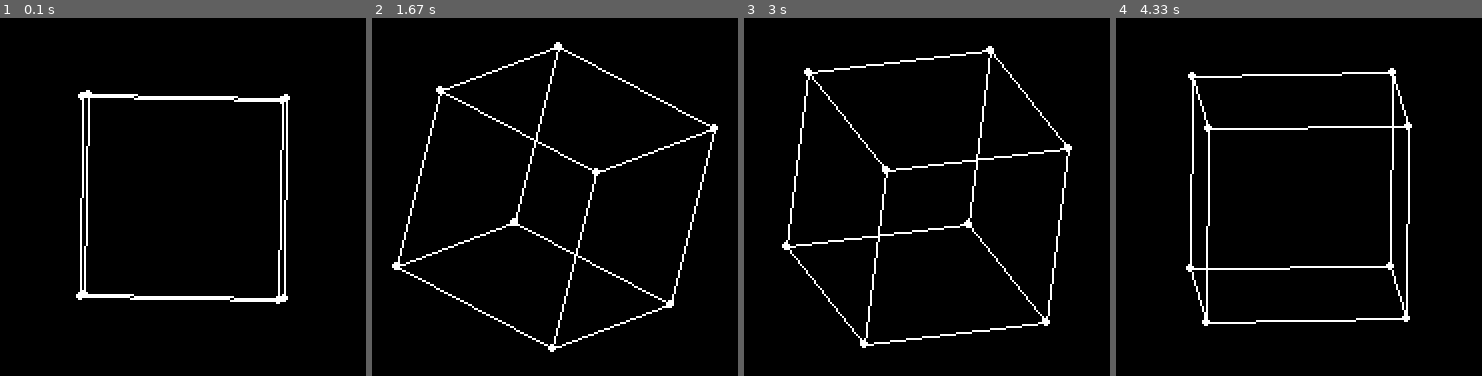
Above: before the commit, frames 1-4 (left to right).
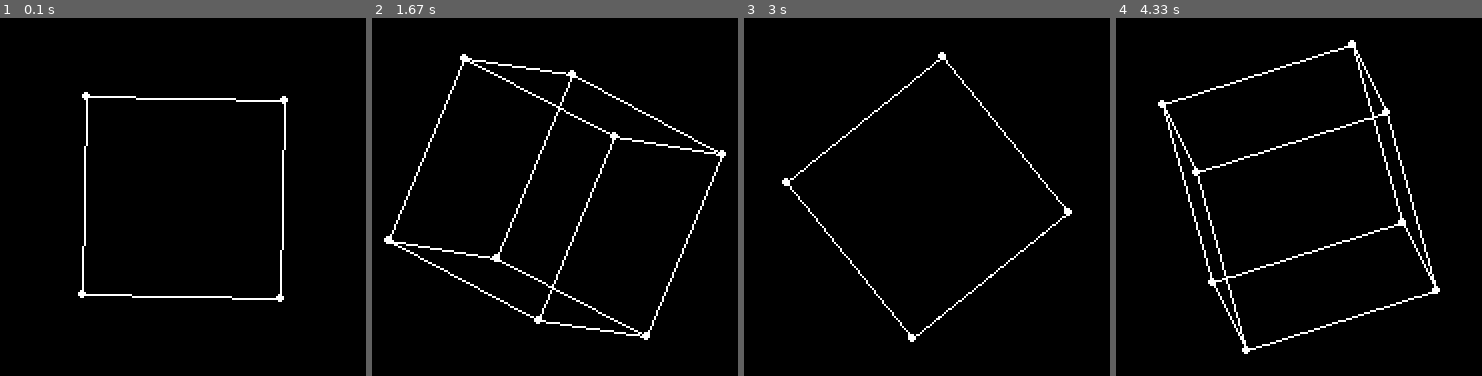
Above: after the commit, the same moments.

Repository: PlasmaZen/AP_compsci
Game: pygame game, started from 3D_cube_rotation.py
The game is run twice, just before and just after one commit, with the same random seed, the same clock (stepped at 60 frames per second) and the same inputs.
Inputs:
- Up to frame 1 (0.1 s): no input
- Up to frame 2 (1.67 s): hold D 0.33-0.8 s; hold W 0.83-1.13 s; hold D 1.17-1.63 s
- Up to frame 3 (3 s): hold A 1.67-2.2 s; hold S 2.23-2.53 s; hold A 2.57-2.97 s
- Up to frame 4 (4.33 s): hold W 3-3.37 s; hold D 3.4-4.03 s; hold S from 4.07 s (still down)

The runs differ from the first frame. In frame 1, 2.5% of the frame differs, in the area x 20-80%, y 20-80%; in frame 2, 5.4%, in the area x 3-97%, y 6-94%; in frame 3, 3.9%; in frame 4, 5.3%.

Commit message:
Add files via upload

Diff:
--- a/3D_cube_rotation.py
+++ b/3D_cube_rotation.py
@@ -1,17 +1,15 @@
-# needs lines drawn between points
-import pygame
+import pygame as pg
 from math import *
 
 WINDOW_SIZE = 200
 ROTATE_SPEED = 0.01
-window = pygame.display.set_mode((WINDOW_SIZE, WINDOW_SIZE))
-clock = pygame.time.Clock()
-pygame.display.set_caption('')
-pygame.display.set_icon(pygame.image.load('cube_pic.jpg'))
+window = pg.display.set_mode((WINDOW_SIZE, WINDOW_SIZE))
+clock = pg.time.Clock()
+pg.display.set_caption('')
 
-projection_matrix = [[0.5,0,0],
-                     [0,0.5,0], # affects L.W.H of rectangle
-                     [0,0,0]]
+projection_matrix = [[0.5, 0, 0],
+                     [0, 0.5, 0], # affects L.W.H of rectangle
+                     [0 , 0, 0]]
 
 cube_points = [n for n in range(8)] # iterates through cube points
 cube_points[0] = [[-1], [-1], [1]] # position of points in respect to center
@@ -26,16 +24,18 @@
 # THIS FUNCTION IS VERY INEFFICIENT
 # learn how to use numpy to set up matrices and multiply
 def multiply_m(a, b):
-    a_rows = len(a) # takes the list
-    a_cols = len(a[0]) # indexes the list like a column
+    # 'a' is first matrix-array, 'b' is the second
+    # they have to be broken up into
+    a_rows = len(a) # takes the list length
+    a_cols = len(a[0]) #
 
     b_rows = len(b)
     b_cols = len(b[0])
 
-    product = [[0 for i in range(b_cols)] for i in range(a_rows)] #product matrix
+    product = [[0 for _ in range(b_cols)] for _ in range(a_rows)] #product matrix, multiplies two matrices together
 
     #this terrible nested for loop goes through each row/column and multiplies them
-    if a_cols == b_rows: #checks if sizes are compatible
+    if a_cols == b_rows: #checks if list sizes are compatible
         for i in range(a_rows):
             for j in range(b_cols):
                 for k in range(b_rows):
@@ -46,8 +46,8 @@
     return product
 
 def connect_points(i, j, points):
-    pygame.draw.line(window, (255, 255, 255), (points[i][0], points[i][1]), (points[j][0], points[j][1]))
- #something wrong here 20:29
+    pg.draw.line(window, (255, 255, 255), (points[i][0], points[i][1]), (points[j][0], points[j][1]))
+
 scale = 100
 angle_x = angle_y = angle_z = 0
 while True:
@@ -65,8 +65,18 @@
                     [sin(angle_z), cos(angle_z), 0],
                     [0, 0, 1]]
 
-    angle_x += 0.005
-    angle_y += 0.005
+    keys = pg.key.get_pressed()
+    if keys[pg.K_w]:
+           angle_x += 0.01
+    if keys[pg.K_s]:
+            angle_x -= 0.01
+    if keys[pg.K_d]:
+           angle_y += 0.01
+    if keys[pg.K_a]:
+            angle_y -= 0.01
+
+    #angle_x += 0.005
+    #angle_y += 0.005
     angle_z += 0.005
 
     points = [0 for _ in range(len(cube_points))]
@@ -80,9 +90,9 @@
         x = (point_2d[0][0] * scale) + WINDOW_SIZE/2 # centers points because they draw from top left
         y = (point_2d[1][0] * scale) + WINDOW_SIZE/2
 
-        points[i] = (x,y)
+        points[i] = (x,y) # what is happening here
         i += 1
-        pygame.draw.circle(window, (255, 255, 255), (x, y), 2.5)
+        pg.draw.circle(window, (255, 255, 255), (x, y), 2.5)
 
     connect_points(0, 1, points)
     connect_points(0, 3, points)
@@ -98,8 +108,8 @@
     connect_points(6, 7, points)
 
 
-    for event in pygame.event.get():
-        if event.type == pygame.QUIT:
-            pygame.quit()
+    for event in pg.event.get():
+        if event.type == pg.QUIT:
+            pg.quit()
 
-    pygame.display.update()
+    pg.display.update()
